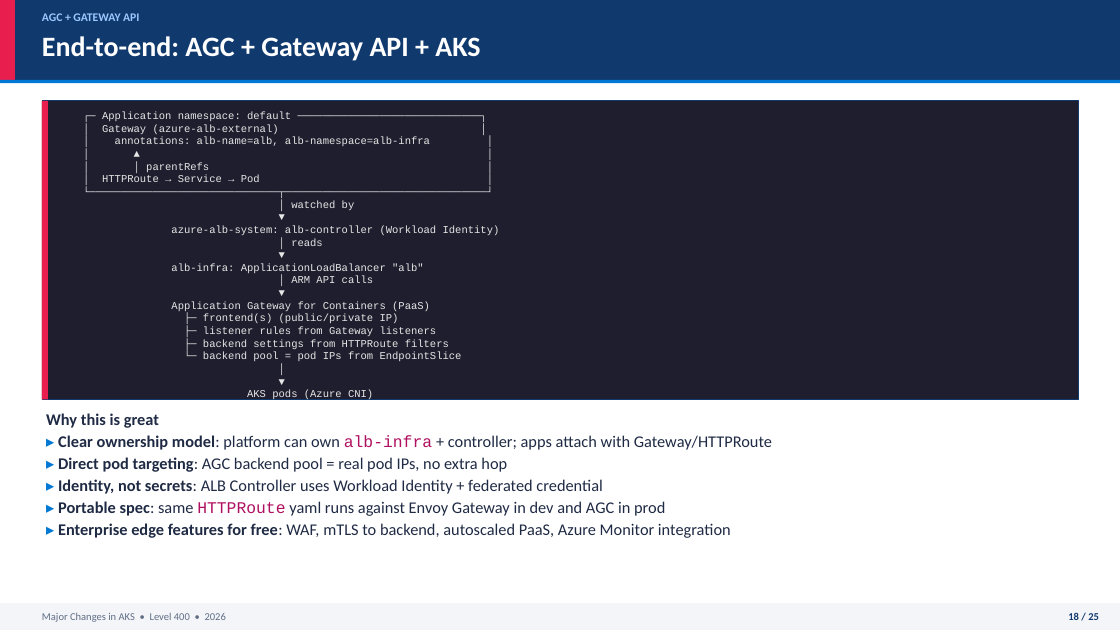
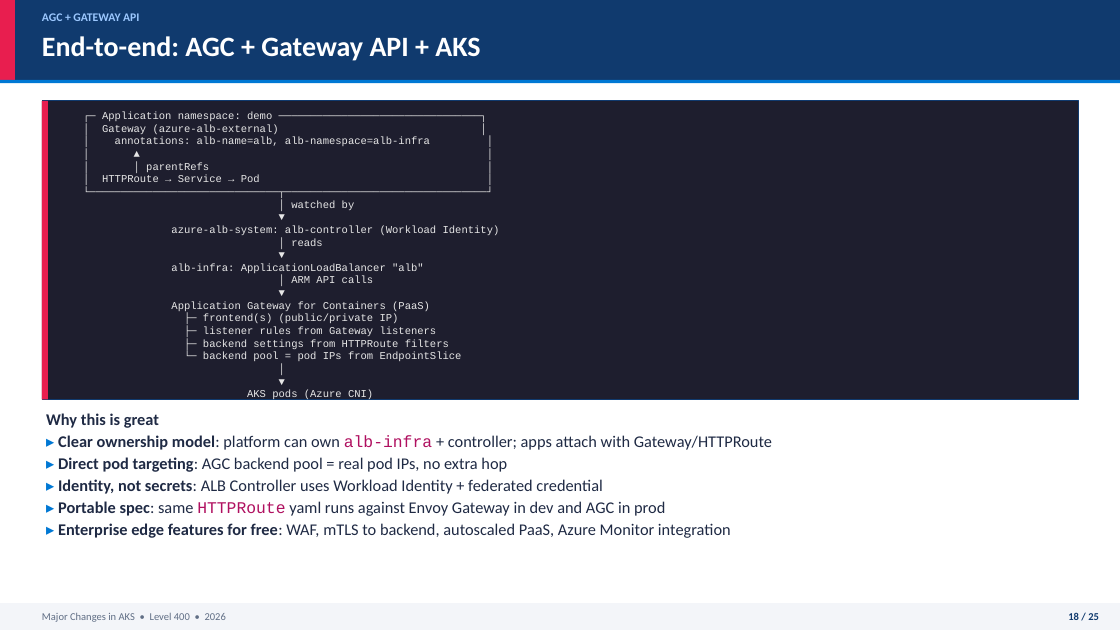
Before and after one commit to johankardell/aksingress2026, a slide deck: slide 18 of PRESENTATION.pptx. Drawn at 1120x630 pixels with LibreOffice and Linux fonts; fonts in the diff are those of the drawing. Boxes give left, top, right and bottom in pixels: in the first picture for what was removed or moved away, otherwise in the second. Text is boxed around its words. In the diff, an @@ line names an element or a change of style, - is before the commit and + after.

```diff
--- a/PRESENTATION.pptx
+++ b/PRESENTATION.pptx
@@ text at box(102, 112, 272, 121): text changed @@
-┌─ Application namespace: default ─────────────────────────────┐
+┌─ Application namespace: demo ────────────────────────────────┐
```
Also in this commit, not shown: 13 other files.
